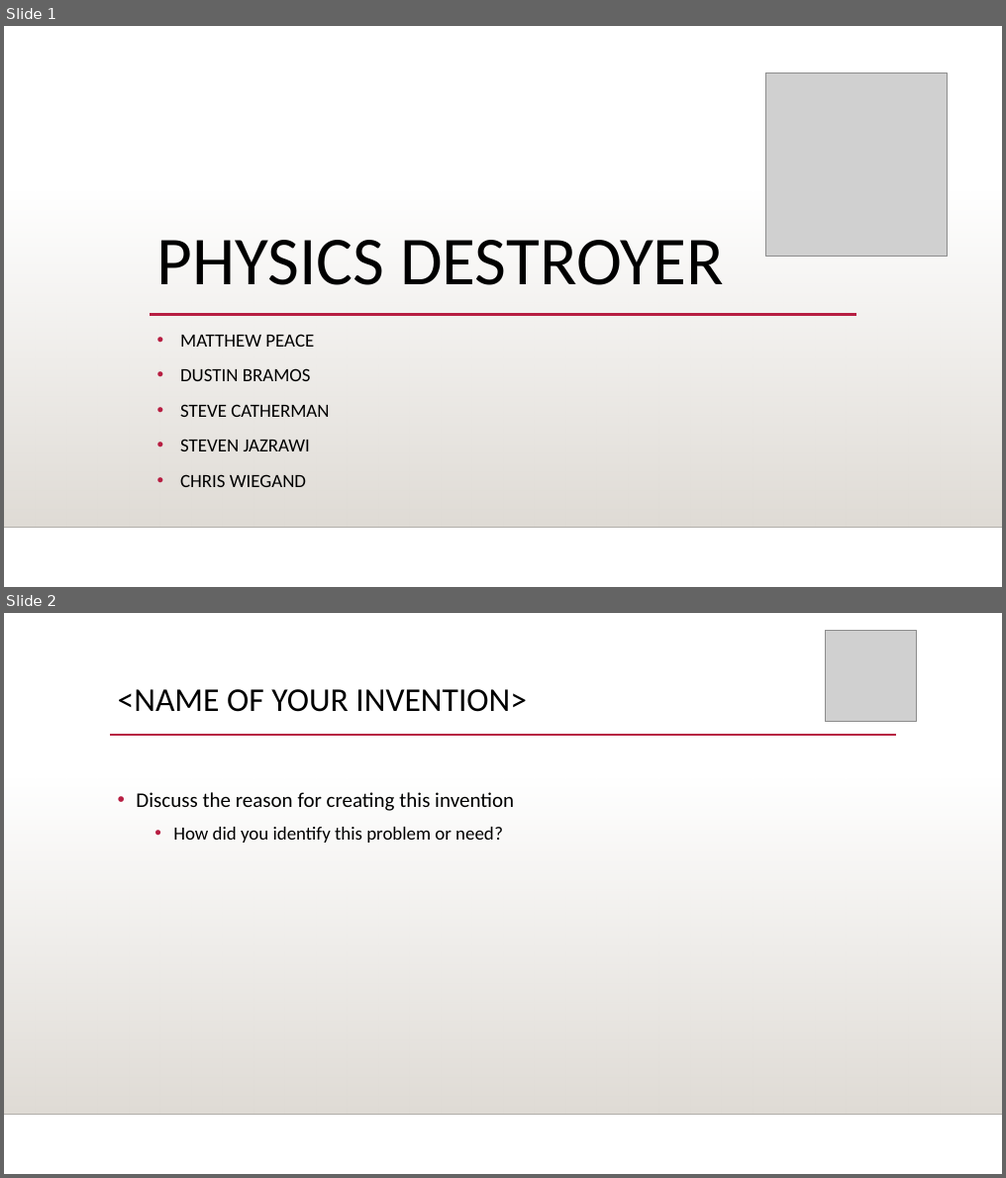
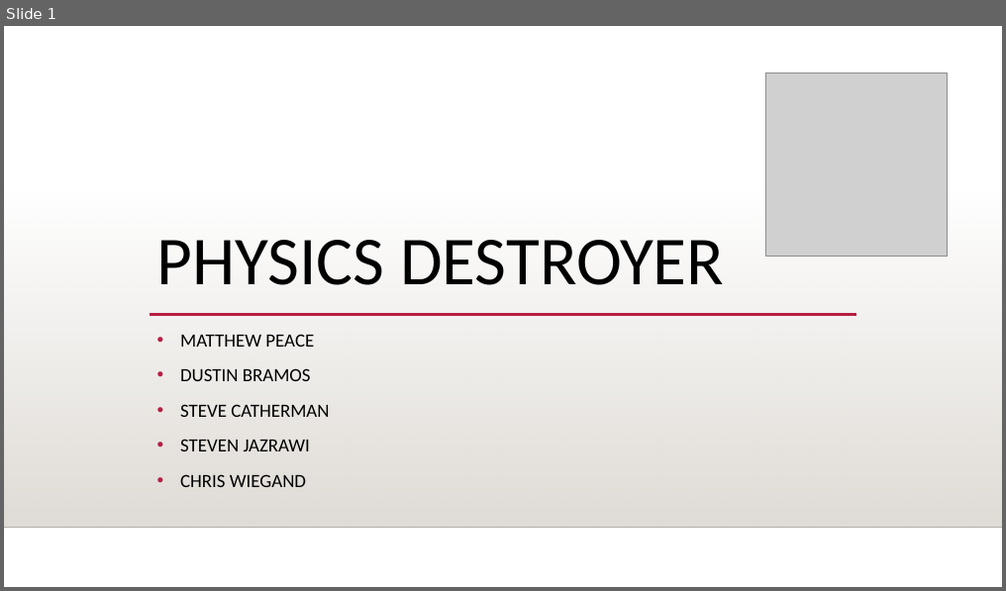
Before and after one commit to stevecatherman/sophmoreProj, a slide deck: Documents/Sprint1Presentation.pptx. Shown one above the other, each under a label of ours: slides 1 and 2 before the commit, slide 1 after it. The pictures are 1006x1178 and 1006x591 pixels, drawn with LibreOffice and Linux fonts; fonts in the diff are those of the drawing; grey boxes stand for pictures; background and template pictures are left out. Boxes give left, top, right and bottom in pixels: in the first picture for what was removed or moved away, otherwise in the second. Text is boxed around its words. In the diff, an @@ line names an element or a change of style, - is before the commit and + after.

```diff
--- a/Documents/Sprint1Presentation.pptx
+++ b/Documents/Sprint1Presentation.pptx
@@ slide 2 removed at (4, 613, 1002, 1174), background picture (left out); not listed: 2 template elements that a slide beside it also shows @@
@@ picture removed at (826, 630, 918, 722) @@
@@ title removed at (118, 689, 527, 712) @@
-<NAME OF YOUR INVENTION>
@@ line removed from (110, 735) to (896, 735) @@
@@ text removed at (136, 792, 514, 843) @@
-• Discuss the reason for creating this invention
-  • How did you identify this problem or need?
```
Also in this commit, not shown: 5 slides added, 5 other slides removed, 1 other file.
